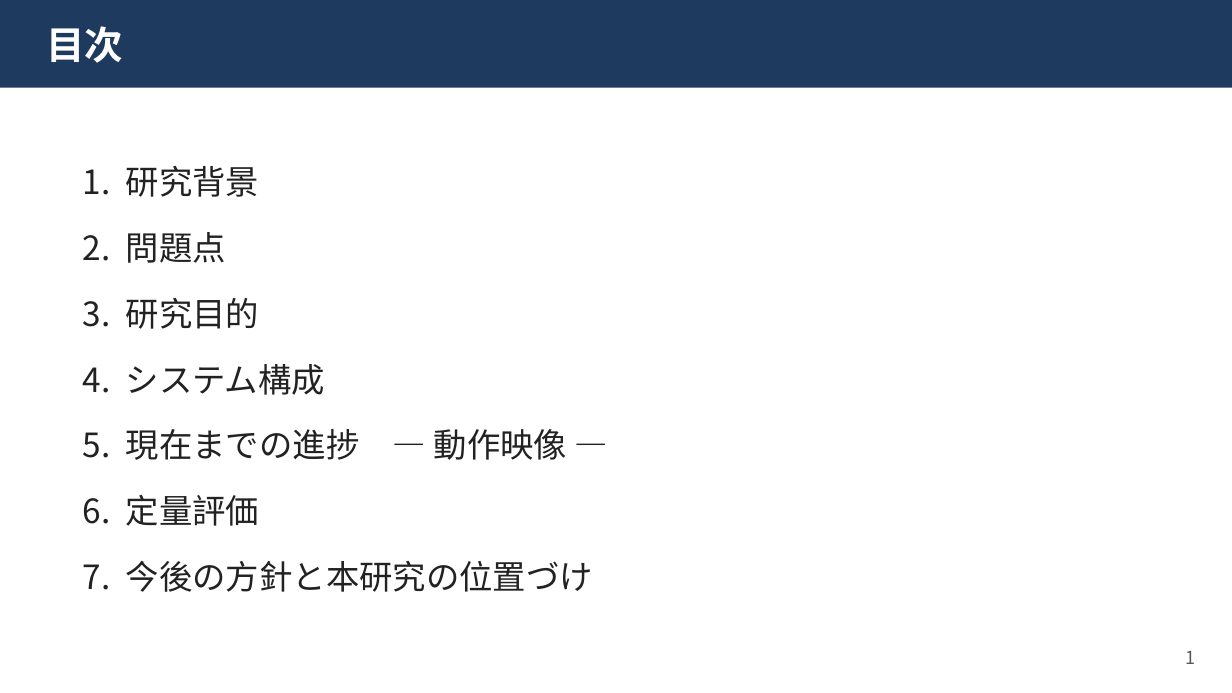
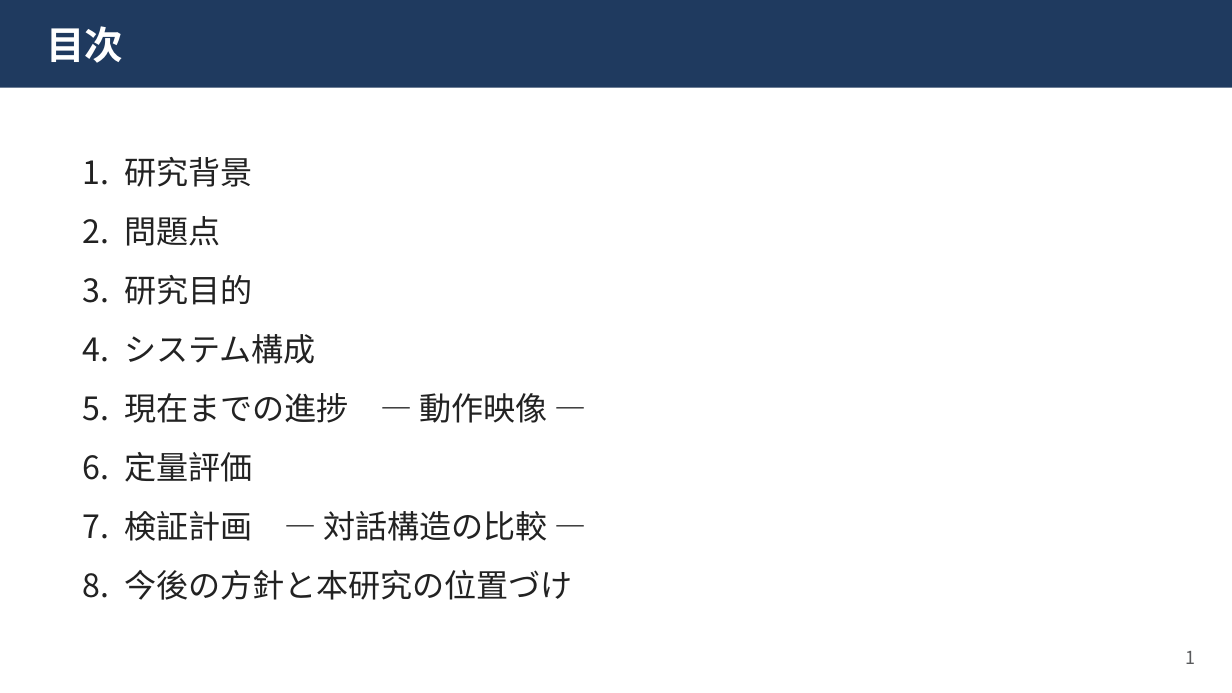
Before and after one commit to kaito3061/Trilogue1, a slide deck: slide 2 of docs/export/中間発表_柴尾.pptx. Drawn at 1232x693 pixels with LibreOffice and Linux fonts; fonts in the diff are those of the drawing. Boxes give left, top, right and bottom in pixels: in the first picture for what was removed or moved away, otherwise in the second. Text is boxed around its words. In the diff, an @@ line names an element or a change of style, - is before the commit and + after.

```diff
--- a/docs/export/中間発表_柴尾.pptx
+++ b/docs/export/中間発表_柴尾.pptx
@@ text "1. 研究背景": place and size @@
-text "1. 研究背景" at box(83, 166, 593, 592)
+text "1. 研究背景" at box(83, 157, 573, 600)
@@ text at box(83, 157, 548, 482): size 26 to 25 pt in "1. 研究背景", "2. 問題点", "3. 研究目的", "4. システム構成" and 2 more places; less space between paragraphs @@
@@ text at box(83, 511, 573, 600): text changed; size 26 to 25 pt @@
-7. 今後の方針と本研究の位置づけ
+7. 検証計画 ― 対話構造の比較 ―
+8. 今後の方針と本研究の位置づけ
```
Also in this commit, not shown: 12 other slides changed, 1 slide added, 3 slides removed, 3 other files.
